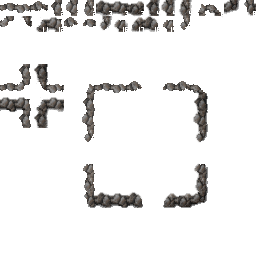
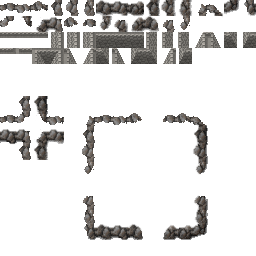
Two versions of the same layered image (256x256). Layer-by-layer changes:
hid "debug2" over [43, 11, 256, 32]
painted on "sprites" over [0, 32, 256, 240]
